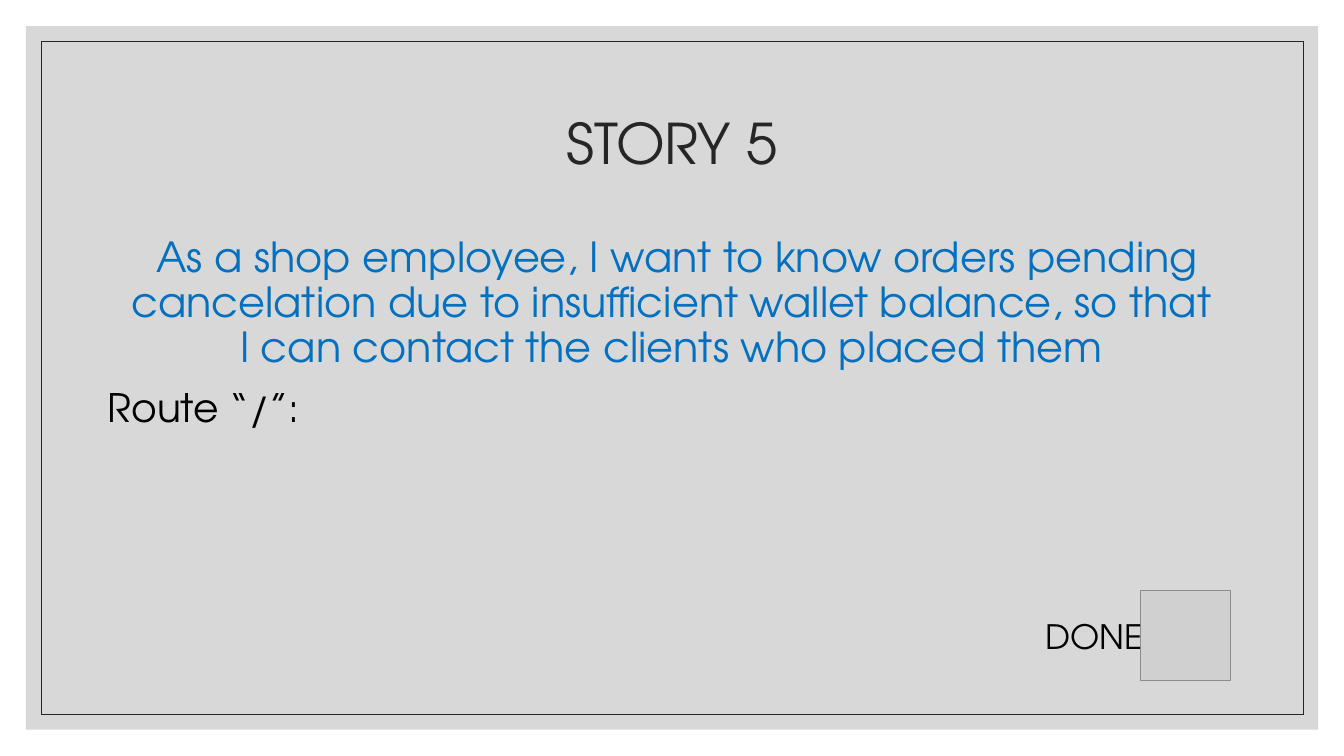
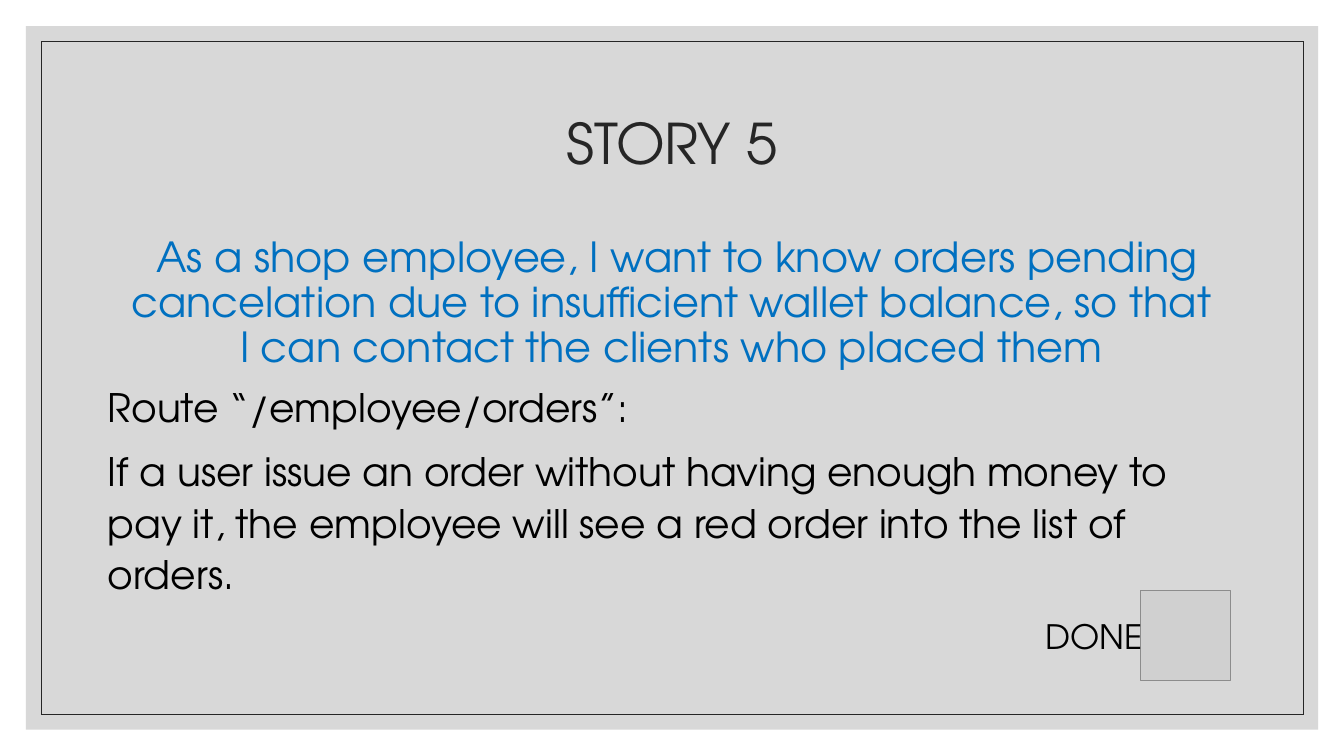
Before and after one commit to se2-p02/spg, a slide deck: slide 9 of presentations/SPG_spint2_presentation.pptx. Drawn at 1344x756 pixels with LibreOffice and Linux fonts; fonts in the diff are those of the drawing; grey boxes stand for pictures. Boxes give left, top, right and bottom in pixels: in the first picture for what was removed or moved away, otherwise in the second. Text is boxed around its words. In the diff, an @@ line names an element or a change of style, - is before the commit and + after.

Commit message:
fix presentation

```diff
--- a/presentations/SPG_spint2_presentation.pptx
+++ b/presentations/SPG_spint2_presentation.pptx
@@ text at [108,393,1168,590]: text changed @@
-Route “/”:
+Route “/employee/orders”:
+If a user issue an order without having enough money to pay it, the employee will see a red order into the list of orders.
```
